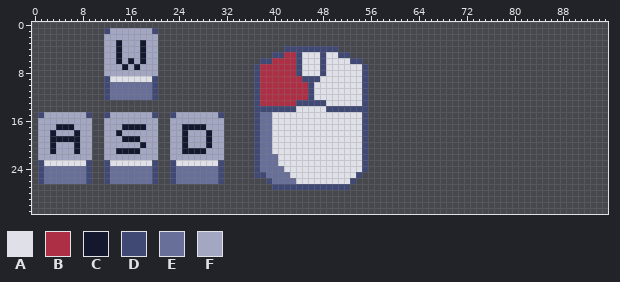
Pixel-art file: Concept/keyboar.aseprite. Above is the file before it was changed.
96x32 pixels, 1 frame.
Visible layers, top first: "Layer 2", "Layer 1".
Palette (. is transparent): A #dfe0e8  B #ad2f45  C #14182e  D #404973  E #686f99  F #a3a7c2
Pixels before (only the part around the change), first column x 27:
 0 .....................................................................
 1 .....................................................................
 2 .....................................................................
 3 .....................................................................
 4 ...............DDDDDDDDD.............................................
 5 .............DDBBDAAADAADD...........................................
 6 ...........DDBBBBDAAADAAAADD.........................................
 7 ..........DBBBBBBDAAADAAAAAAD........................................
 8 ..........DBBBBBBDAAADAAAAAAD........................................
 9 ..........DBBBBBBBDDDAAAAAAAD........................................
10 ..........DBBBBBBBBDAAAAAAAAD........................................
11 ..........DBBBBBBBBDAAAAAAAAD........................................
12 ..........DBBBBBBBBDAAAAAAAAD........................................
13 ..........DBBBBBBDDDDDAAAAAAD........................................
14 ..........DDDDDDDAAAAADDDDDDD........................................
15 FFFFD.....DEEAAAAAAAAAAAAAAAD........................................
16 FFFFF.....DEEAAAAAAAAAAAAAAAD........................................
17 CCFFF.....DEEAAAAAAAAAAAAAAAD........................................
18 FFCFF.....DEEAAAAAAAAAAAAAAAD........................................
19 FFCFF.....DEEAAAAAAAAAAAAAAAD........................................
20 FFCFF.....DEEAAAAAAAAAAAAAAAD........................................
21 CCFFF.....DEEAAAAAAAAAAAAAAAD........................................
22 FFFFF.....DEEEAAAAAAAAAAAAAAD........................................
23 AAAAD.....DEEEAAAAAAAAAAAAAAD........................................
24 EEEED.....DEEEEAAAAAAAAAAAAAD........................................
25 EEEED.....DDEEEEAAAAAAAAAAAD.........................................
26 EEEED.......DEEEEAAAAAAAAAD..........................................
27 .............DDDDDDDDDDDDD...........................................
28 .....................................................................
29 .....................................................................
30 .....................................................................
31 .....................................................................
After:
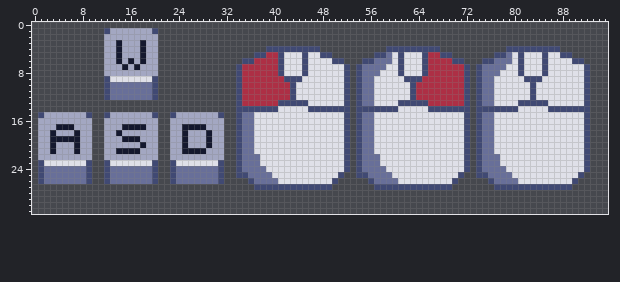
The edit:
layer "Layer 2" removed
y 4: x 39..41 ... -> DDD; x 48..50 DDD -> ...; x 59..67 ......... -> DDDDDDDDD; x 79..87 ......... -> DDDDDDDDD
y 5: x 37..40 ...D -> DDBB; x 42..45 BBDA -> AAAD; x 49..52 AADD -> D...; x 57..69 ............. -> DDEADAAADBBDD; x 77..89 ............. -> DDEADAAADAADD
y 6: x 35..39 ...DD -> DDBBB; x 41..45 BBBDA -> DAAAD; x 48 D -> A; x 50..71 AAADD................. -> DD...DDEEEADAAADBBBBDD; x 75..91 ................. -> DDEEEADAAADAAAADD
y 7: x 34..37 ...D -> DBBB; x 41..45 BBBDA -> DAAAD; x 48 D -> A; x 52..72 AAAD................. -> D.DEEEEAADAAADBBBBBBD; x 74..92 ................... -> DEEEEAADAAADAAAAAAD
y 8: x 34..37 ...D -> DBBB; x 41..45 BBBDA -> DAAAD; x 48 D -> A; x 52..72 AAAD................. -> D.DEEEAAADAAADBBBBBBD; x 74..92 ................... -> DEEEAAADAAADAAAAAAD
y 9: x 34..37 ...D -> DBBB; x 42..47 BBBDDD -> DDDAAA; x 52..72 AAAD................. -> D.DEEAAAAADDDBBBBBBBD; x 74..92 ................... -> DEEAAAAADDDAAAAAAAD
y 10..12: x 34..37 ...D -> DBBB; x 43..46 BBBD -> DAAA; x 52..72 AAAD................. -> D.DEEAAAAAADBBBBBBBBD; x 74..92 ................... -> DEEAAAAAADAAAAAAAAD
y 13: x 34..37 ...D -> DBBB; x 41..43 BBB -> DDD; x 46..48 DDD -> AAA; x 52..72 AAAD................. -> D.DEEAAAADDDDDBBBBBBD; x 74..92 ................... -> DEEAAAADDDDDAAAAAAD
y 14: x 34..36 ... -> DDD; x 41..43 DDD -> AAA; x 46..48 AAA -> DDD; x 53 D -> .; x 56..72 ................. -> DDDDDAAAAADDDDDDD; x 74..92 ................... -> DDDDDDDAAAAADDDDDDD
y 15..21: x 34..39 ...DEE -> DEEAAA; x 52..72 AAAD................. -> D.DEEAAAAAAAAAAAAAAAD; x 74..92 ................... -> DEEAAAAAAAAAAAAAAAD
y 22..23: x 34..40 ...DEEE -> DEEEAAA; x 52..72 AAAD................. -> D.DEEEAAAAAAAAAAAAAAD; x 74..92 ................... -> DEEEAAAAAAAAAAAAAAD
y 24: x 34..37 ...D -> DEEE; x 39..41 EEE -> AAA; x 52..72 AAAD................. -> D.DEEEEAAAAAAAAAAAAAD; x 74..92 ................... -> DEEEEAAAAAAAAAAAAAD
y 25: x 34..38 ...DD -> DDEEE; x 40..42 EEE -> AAA; x 51..53 AAA -> D..; x 55..71 ................. -> DEEEEAAAAAAAAAAAD; x 74..91 .................. -> DDEEEEAAAAAAAAAAAD
y 26: x 36..39 ...D -> DEEE; x 41..43 EEE -> AAA; x 50..53 AAAD -> D...; x 56..70 ............... -> DEEEEAAAAAAAAAD; x 76..90 ............... -> DEEEEAAAAAAAAAD
y 27: x 37..39 ... -> DDD; x 50..52 DDD -> ...; x 57..69 ............. -> DDDDDDDDDDDDD; x 77..89 ............. -> DDDDDDDDDDDDD
Boxes around the changes in both pictures, in picture pixels (x1, y1, x2, y2):
changed: (236, 46, 590, 190)
